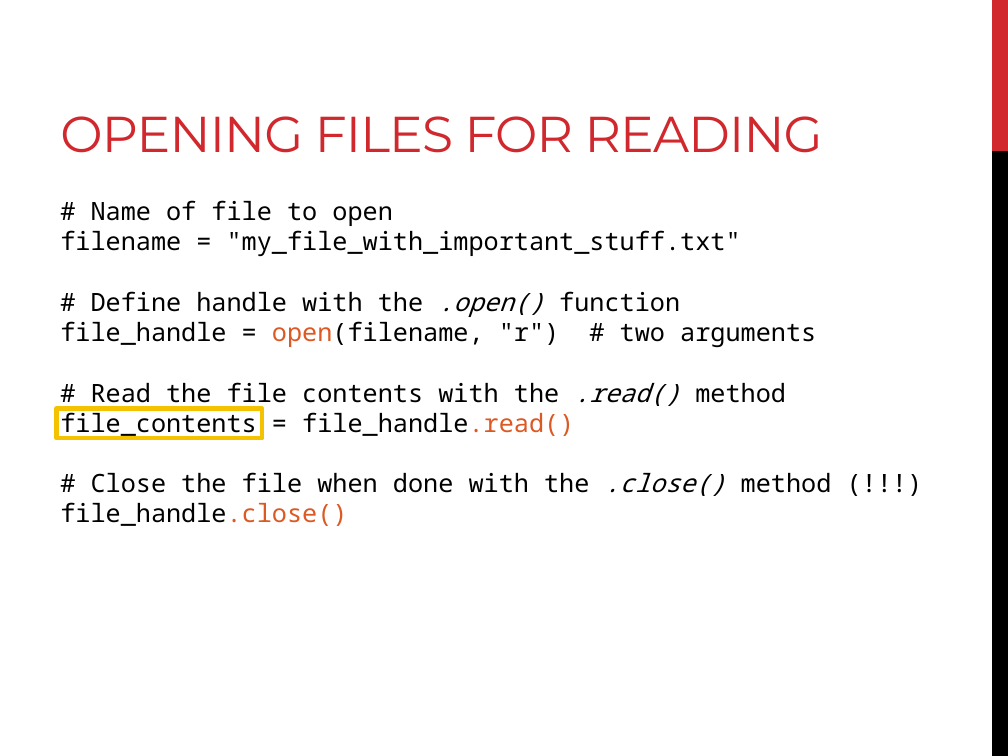
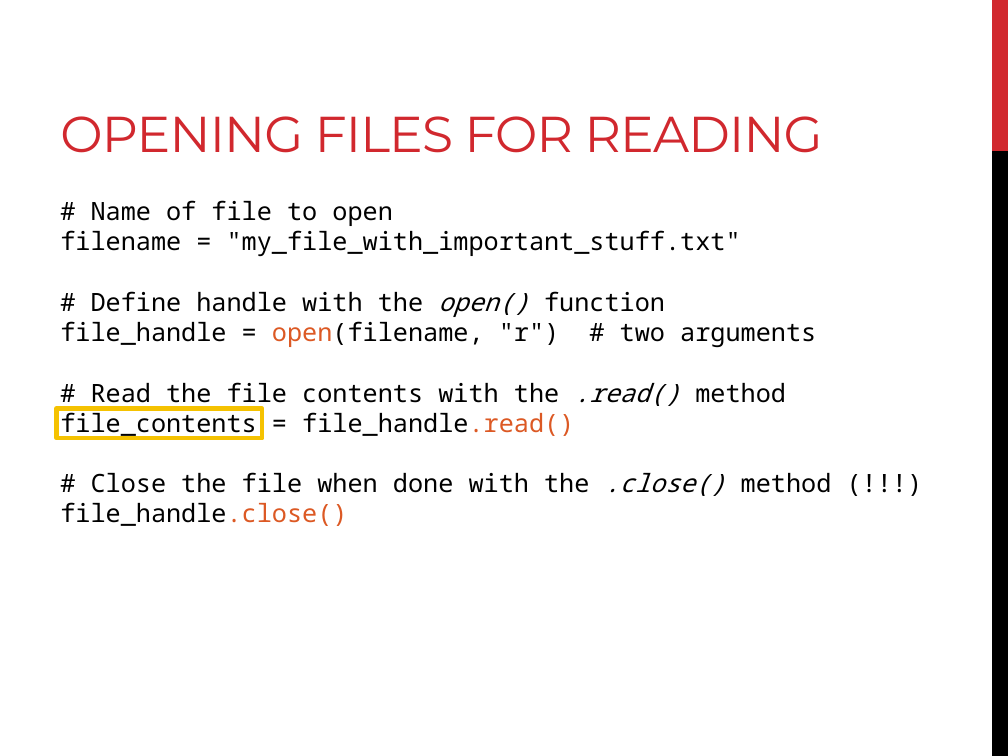
Before and after one commit to sjspielman/bdib2016_python, a slide deck: slide 6 of files/day4_materials/slides_day4.pptx. Drawn at 1008x756 pixels with LibreOffice and Linux fonts; fonts in the diff are those of the drawing. Boxes give left, top, right and bottom in pixels: in the first picture for what was removed or moved away, otherwise in the second. Text is boxed around its words. In the diff, an @@ line names an element or a change of style, - is before the commit and + after.

Commit message:
day4 slide typo fix

```diff
--- a/files/day4_materials/slides_day4.pptx
+++ b/files/day4_materials/slides_day4.pptx
@@ text at <box>91,291,665,317</box>: text changed @@
-# Define handle with the .open() function
+# Define handle with the open() function
```
Also in this commit, not shown: 5 other slides changed, 2 slides added, 1 other file.
